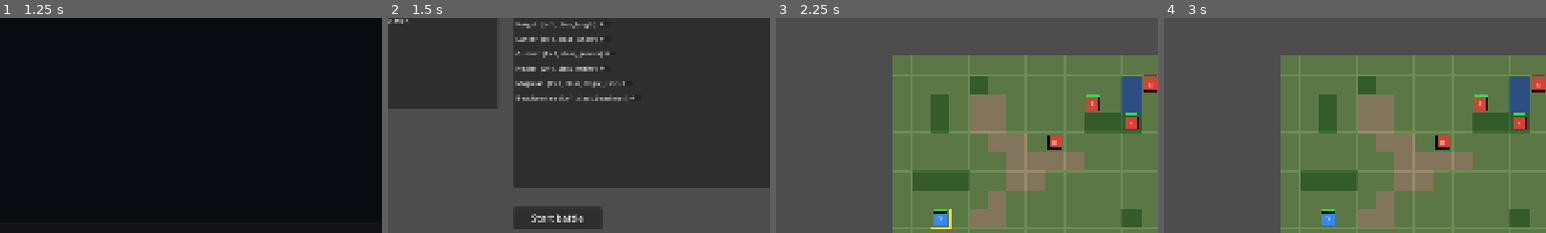
Above: before the commit, frames 1-4 (left to right).
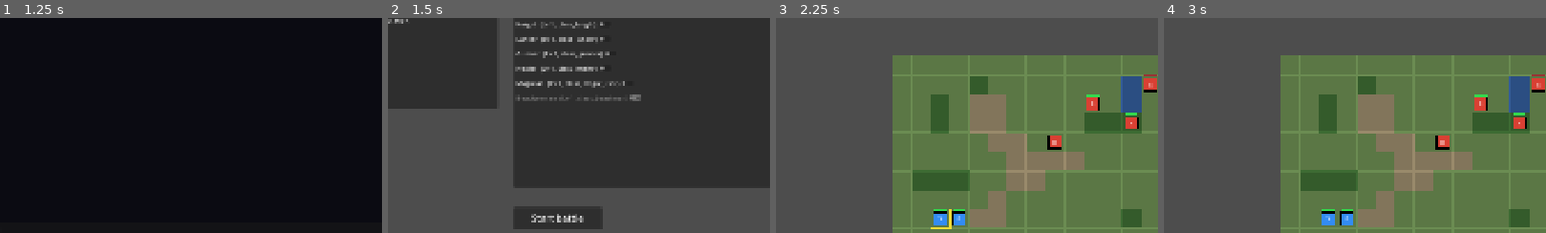
Above: after the commit, the same moments.

Repository: namtit2932k/project-x
Game: Godot game, scene res://src/scenes/main/main.tscn
Two runs of this game, one before a commit and one after it. Both use one fixed random seed, a clock stepped at 60 frames per second and the inputs below.
Inputs:
- Up to frame 1 (1.25 s): click "New campaign" at 0.5 s
- Up to frame 2 (1.5 s): click "Skip scene" at 1.25 s
- Up to frame 3 (2.25 s): click "Start battle" at 2 s
- Up to frame 4 (3 s): click "Rewind 5" at 2.75 s
The pictures show only the part of the screen within x 15-65%, y 19-69%; the shares and areas given below are measured in that part.

Frame 1 is identical in both runs. In frame 2, 0.3% of the frame differs, in the area x 34-67%, y 35-39%; in frame 3, 0.3%; in frame 4, 0.3%.

Commit message:
feat(battle): N02 must-survive critical units + N04 rewind rules (D02, D04)
N02: UnitData.must_survive (Beastwoman true, protagonist Swordsman only),
BattleState.critical_units replaces single-protagonist death check, prep
locks protagonist/must_survive units into deploy, validator rejects
required-live counts above deploy_max, regression tests for each rule.
N04: rng_state removed from snapshots - rewind keeps the random sequence
(no seed reset); rewind_count_mode reads config with per_use implemented;
defeat banner offers a Rewind button while uses remain (Nightmare none).

Tests: 98/98.

Generated with Codebuff 🤖
Co-Authored-By: Codebuff <noreply@codebuff.com>

Diff:
--- a/data/units/unit_assassin.tres
+++ b/data/units/unit_assassin.tres
@@ -30,6 +30,6 @@
 "spd": 50,
 }
 skill_ids = []
-is_protagonist = true
+is_protagonist = false
 in_roster = true
 bio = "Placeholder bio - see Character.docx."
--- a/data/units/unit_bard.tres
+++ b/data/units/unit_bard.tres
@@ -30,6 +30,6 @@
 "spd": 50,
 }
 skill_ids = []
-is_protagonist = true
+is_protagonist = false
 in_roster = true
 bio = "Placeholder bio - see Character.docx."
--- a/data/units/unit_beastwoman.tres
+++ b/data/units/unit_beastwoman.tres
@@ -30,6 +30,7 @@
 "spd": 50,
 }
 skill_ids = []
-is_protagonist = true
+is_protagonist = false
+must_survive = true
 in_roster = true
 bio = "Placeholder bio - see Character.docx."
--- a/data/units/unit_data.gd
+++ b/data/units/unit_data.gd
@@ -17,6 +17,11 @@
 @export var growths: Dictionary = {}
 @export var skill_ids: Array[String] = []
 @export var is_protagonist: bool = false
+## Units the campaign cannot lose (D02): protagonist and, for now, the Beastwoman main heroine.
+## Death of any is_protagonist/must_survive unit ends the battle immediately.
+@export var must_survive: bool = false
+## Reconcile event key recorded when this unit of a remnant faction survives to the end (D03).
+@export var reconcile_event_key: String = ""
 @export var in_roster: bool = true
 ## Short description used in prep/camp UI (from Character.docx; placeholder text fine).
 @export var bio: String = ""
--- a/data/units/unit_gunner.tres
+++ b/data/units/unit_gunner.tres
@@ -30,6 +30,6 @@
 "spd": 50,
 }
 skill_ids = []
-is_protagonist = true
+is_protagonist = false
 in_roster = true
 bio = "Placeholder bio - see Character.docx."
--- a/data/units/unit_healer.tres
+++ b/data/units/unit_healer.tres
@@ -30,6 +30,6 @@
 "spd": 50,
 }
 skill_ids = ["skill_heal"]
-is_protagonist = true
+is_protagonist = false
 in_roster = true
 bio = "Placeholder bio - see Character.docx."
--- a/data/units/unit_knight.tres
+++ b/data/units/unit_knight.tres
@@ -30,6 +30,6 @@
 "spd": 50,
 }
 skill_ids = []
-is_protagonist = true
+is_protagonist = false
 in_roster = true
 bio = "Placeholder bio - see Character.docx."
--- a/data/units/unit_lancer.tres
+++ b/data/units/unit_lancer.tres
@@ -30,6 +30,6 @@
 "spd": 50,
 }
 skill_ids = []
-is_protagonist = true
+is_protagonist = false
 in_roster = true
 bio = "Placeholder bio - see Character.docx."
--- a/data/units/unit_lumberjack.tres
+++ b/data/units/unit_lumberjack.tres
@@ -30,6 +30,6 @@
 "spd": 50,
 }
 skill_ids = []
-is_protagonist = true
+is_protagonist = false
 in_roster = true
 bio = "Placeholder bio - see Character.docx."
--- a/data/units/unit_magic_swordsman.tres
+++ b/data/units/unit_magic_swordsman.tres
@@ -30,6 +30,6 @@
 "spd": 50,
 }
 skill_ids = []
-is_protagonist = true
+is_protagonist = false
 in_roster = true
 bio = "Placeholder bio - see Character.docx."
--- a/data/units/unit_magician.tres
+++ b/data/units/unit_magician.tres
@@ -30,6 +30,6 @@
 "spd": 50,
 }
 skill_ids = []
-is_protagonist = true
+is_protagonist = false
 in_roster = true
 bio = "Placeholder bio - see Character.docx."
--- a/data/units/unit_wyvern_knight.tres
+++ b/data/units/unit_wyvern_knight.tres
@@ -30,6 +30,6 @@
 "spd": 50,
 }
 skill_ids = []
-is_protagonist = true
+is_protagonist = false
 in_roster = true
 bio = "Placeholder bio - see Character.docx."
--- a/src/battle/battle_director.gd
+++ b/src/battle/battle_director.gd
@@ -182,6 +182,8 @@
 		return false
 	if rewind_uses_left <= 0 and rewind_budget > 0:
 		return false
+	# Clear any previous result first so the restored position is re-evaluated fresh.
+	state.battle_over = {}
 	rewind.restore_to(state, frame_index)
 	if rewind_budget > 0:
 		rewind_uses_left -= 1
@@ -209,9 +211,11 @@
 			u.death_recorded = true
 			if state.reconcile_state.has(u.faction_id):
 				ReconcileSystem.record_kill(state, u)
-	var prot := state.protagonist()
-	if prot != null and not prot.alive and int(DataRegistry.rule("protagonist_death_loses", true)):
-		state.battle_over = {"status": "lose", "reason": "protagonist_down"}
+	# Any campaign-critical unit down = immediate loss (D02). The rule keeps its old key.
+	if bool(DataRegistry.rule("protagonist_death_loses", true)):
+		for critical in state.critical_units():
+			if not critical.alive:
+				state.battle_over = {"status": "lose", "reason": "critical_unit_down", "unit_id": critical.id}
 
 
 func _check_battle_end() -> void:
--- a/src/battle/rewind/snapshot_stack.gd
+++ b/src/battle/rewind/snapshot_stack.gd
@@ -43,3 +43,13 @@
 static func budget_for_difficulty(difficulty: String) -> int:
 	var uses: Dictionary = DataRegistry.rule("rewind_per_difficulty", {"normal": 5})
 	return int(uses.get(difficulty, 5))
+
+
+## Rewind counting (D04): "per_use" is the official mode - one button press costs one use
+## no matter how many actions it rolls back. Other values stay readable in config but the
+## engine only implements per_use.
+static func rewind_count_mode() -> String:
+	var mode := String(DataRegistry.rule("rewind_count_mode", "per_use"))
+	if mode != "per_use":
+		push_warning("SnapshotStack: rewind_count_mode '%s' has no implementation; per_use used" % mode)
+	return "per_use"
--- a/src/battle/state/battle_state.gd
+++ b/src/battle/state/battle_state.gd
@@ -179,6 +179,12 @@
 	return null
 
 
+## All campaign-critical units on this map (D02): the protagonist plus every must_survive
+## flag; the death of any one of them ends the battle immediately (protagonist_death_loses).
+func critical_units() -> Array:
+	return units.values().filter(func(u: UnitState) -> bool: return u.is_protagonist or u.must_survive)
+
+
 ## Snapshot serialization keeps positions, HP, turn, phase, items, objectives, bond and
 ## reconcile state so rewind restores a truthful mid-battle point.
 func to_dict() -> Dictionary:
@@ -194,7 +200,6 @@
 		"reconcile_state": _deep_copy(reconcile_state),
 		"item_ground": _deep_copy(item_ground),
 		"rng_seed": rng_seed,
-		"rng_state": _rng.state,
 	}
 
 
@@ -206,14 +211,10 @@
 	bond_points = _deep_copy(d.get("bond_points", {}))
 	reconcile_state = _deep_copy(d.get("reconcile_state", {}))
 	item_ground = _deep_copy(d.get("item_ground", {}))
+	# RNG state is NOT snapshot-restored (D04/N04): a rewind continues the same random
+	# sequence, so replaying the same actions after a rewind gives different rolls.
 	var seeds := int(d.get("rng_seed", rng_seed))
 	rng_seed = seeds
-	# Restoring the full generator state resumes the same roll sequence; reseeding from
-	# the start seed would replay rolls from the battle's very first action instead.
-	if d.has("rng_state"):
-		_rng.state = int(d["rng_state"])
-	else:
-		_rng.seed = rng_seed
 	var units_dict: Dictionary = d.get("units", {})
 	for unit_id in units_dict:
 		if units.has(unit_id):
--- a/src/battle/state/unit_state.gd
+++ b/src/battle/state/unit_state.gd
@@ -10,6 +10,10 @@
 ## Control side: "player" | "enemy" | "npc". Faction stays as story/reconcile identity
 ## (a mixed squad keeps its lore faction but all its units act on the player side).
 var side: String = "enemy"
+## Campaign-critical flag (D02): copied from UnitData; read via BattleState.critical_units().
+var must_survive: bool = false
+## Reconcile event key on survival (D03), copied from UnitData.
+var reconcile_event_key: String = ""
 var is_protagonist: bool = false
 var level: int = 1
 var exp: int = 0
@@ -50,6 +54,8 @@
 	u.class_id = String(unit_res.class_id)
 	u.faction_id = String(unit_res.faction_id)
 	u.is_protagonist = bool(unit_res.is_protagonist)
+	u.must_survive = bool(unit_res.must_survive)
+	u.reconcile_event_key = String(unit_res.reconcile_event_key)
 	u.level = level_override if level_override >= 0 else int(unit_res.level)
 	u.portrait = String(unit_res.portrait)
 	u.sprite = String(unit_res.sprite)
@@ -108,13 +114,15 @@
 	return {
 		"id": id, "side": side, "pos": [pos.x, pos.y], "hp": hp, "max_hp": max_hp,
 		"alive": alive, "acted": acted, "moved": moved, "exp": exp, "carried_item": carried_item,
-		"death_recorded": death_recorded,
+		"death_recorded": death_recorded, "must_survive": must_survive, "reconcile_event_key": reconcile_event_key,
 	}
 
 
 func from_dict(d: Dictionary) -> void:
 	id = String(d.get("id", id))
 	side = String(d.get("side", side))
+	must_survive = bool(d.get("must_survive", must_survive))
+	reconcile_event_key = String(d.get("reconcile_event_key", reconcile_event_key))
 	pos = Vector2i(d.get("pos", [pos.x, pos.y])[0], d.get("pos", [pos.x, pos.y])[1])
 	max_hp = int(d.get("max_hp", max_hp))
 	hp = int(d.get("hp", hp))
--- a/src/scenes/battle/battle_scene.gd
+++ b/src/scenes/battle/battle_scene.gd
@@ -478,6 +478,7 @@
 
 
 func _show_result_banner() -> void:
+	var is_win: bool = director.state.battle_over.get("status", "") == "win"
 	var layer := CanvasLayer.new()
 	add_child(layer)
 	var bg := ColorRect.new()
@@ -489,11 +490,25 @@
 	layer.add_child(overlay)
 	var v := UIBuilder.vbox(overlay, 20)
 	v.set_anchors_preset(Control.PRESET_CENTER)
-	UIBuilder.label(v, "Victory" if director.state.battle_over.get("status", "") == "win" else "Defeat", 64)
+	UIBuilder.label(v, "Victory" if is_win else "Defeat", 64)
+	# D04: after a defeat the banner carries a Rewind button while uses remain (Nightmare
+	# disables rewind entirely, so the button never shows there). Winning is final.
+	if not is_win and _rewind_available_on_banner():
+		var rw := UIBuilder.button(v, "Rewind", 26)
+		rw.pressed.connect(func() -> void:
+			layer.queue_free()
+			_on_rewind())
 	var cont := UIBuilder.button(v, "Continue", 26)
 	cont.pressed.connect(func() -> void:
 		layer.queue_free()
 		battle_finished.emit(director.state.battle_over.get("status", "lose") == "win"))
+
+
+## A defeat banner can offer Rewind only when the budget allows and a PLAYER frame exists.
+func _rewind_available_on_banner() -> bool:
+	if director.rewind_budget == 0 or director.rewind_uses_left <= 0 and director.rewind_budget > 0:
+		return false
+	return director.rewind.find_last_player_frame() >= 0
 
 
 func _update_hover_info() -> void:
--- a/src/scenes/prep/prep_scene.gd
+++ b/src/scenes/prep/prep_scene.gd
@@ -42,6 +42,7 @@
 	var list_panel := UIBuilder.panel(self, 600, 130, 760, 500)
 	var list_box := UIBuilder.vbox(list_panel, 6)
 	UIBuilder.label(list_box, "Deploy (max %d)" % int(_chapter.deploy_max), 22)
+	var locked_any := false
 	for unit_id in _chapter.deployable_unit_ids:
 		var ud := DataRegistry.get_unit(String(unit_id))
 		var entry := HBoxContainer.new()
@@ -53,10 +54,11 @@
 		var dead: bool = not bool(GameState.roster[unit_id].alive)
 		check.disabled = dead
 		check.toggled.connect(func(_on: bool) -> void: _enforce_count())
-	# Protagonist default deployed:
-	if _checks.has("unit_swordsman"):
-		_checks["unit_swordsman"].button_pressed = true
-		_checks["unit_swordsman"].disabled = true
+		# Campaign-critical units (protagonist / must_survive) deploy locked (D02).
+		if not dead and (bool(ud.is_protagonist) or bool(ud.must_survive)):
+			check.button_pressed = true
+			check.disabled = true
+			locked_any = true
 
 	_start_button = UIBuilder.button(self, "Start battle", 24)
 	_start_button.position = Vector2(600, 680)
--- a/tests/run_tests.gd
+++ b/tests/run_tests.gd
@@ -8,6 +8,7 @@
 
 func _ready() -> void:
 	await test_movement()
+	await test_critical_units_down()
 	await test_combat_and_forecast()
 	await test_objectives()
 	await test_rewind()
@@ -22,6 +23,7 @@
 	await test_attack_range_checks()
 	await test_rewind_nested_restore()
 	await test_rewind_player_frame()
+	await test_rewind_rng_not_reset()
 	await test_escort()
 	await test_end_phase_enemy_acts()
 	await test_second_move_blocked()
@@ -221,7 +223,40 @@
 	await get_tree().process_frame
 	assert_true(prep._start_button != null, "prep: start button built without errors")
 	assert_true(prep._start_button.disabled == false, "prep: protagonist default deploy keeps start enabled")
+	# D02: protagonist and must_survive units deploy checked + disabled (no manual unlock).
+	assert_true(prep._checks.has("unit_swordsman") and prep._checks["unit_swordsman"].disabled, "prep: protagonist locked in deploy")
+	assert_true(prep._checks.has("unit_beastwoman") and prep._checks["unit_beastwoman"].button_pressed and prep._checks["unit_beastwoman"].disabled, "prep: must_survive unit locked in deploy")
 	prep.queue_free()
+
+
+## N02 (D02): any critical unit down = immediate loss; regular units may fall freely.
+func test_critical_units_down() -> void:
+	await 0.0
+	# Protagonist down loses.
+	var state: BattleState = _plain_map_enemy_state()
+	var director := director_for(state)
+	var hero := _spawn(state, "hero", "faction_p", Vector2i(0, 0), true, false, "player")
+	_spawn(state, "witness", "faction_p", Vector2i(2, 0), false, false, "player")   # waits, alive
+	hero.alive = false
+	director.commit("wait", {"unit_id": "witness"})   # triggers _on_state_changed
+	assert_true(String(state.battle_over.get("status", "")) == "lose", "critical: protagonist down loses")
+	# must_survive down loses.
+	var state2: BattleState = _plain_map_enemy_state()
+	var director2 := director_for(state2)
+	_spawn(state2, "heroine", "faction_p", Vector2i(0, 0), false, false, "player")
+	state2.units["heroine"].must_survive = true
+	_spawn(state2, "guard", "faction_p", Vector2i(1, 0), false, false, "player")
+	state2.units["heroine"].alive = false
+	director2.commit("wait", {"unit_id": "guard"})
+	assert_true(String(state2.battle_over.get("status", "")) == "lose", "critical: must_survive down loses")
+	# Regular units never trigger the loss.
+	var state3: BattleState = _plain_map_enemy_state()
+	var director3 := director_for(state3)
+	_spawn(state3, "guard2", "faction_p", Vector2i(0, 0), false, false, "player")
+	state3.units["guard2"].alive = false
+	_spawn(state3, "witness2", "faction_p", Vector2i(2, 0), false, false, "player")
+	director3.commit("wait", {"unit_id": "witness2"})
+	assert_true(state3.battle_over.is_empty(), "critical: regular unit down does not lose")
 
 
 ## Sơ tán (slide có, PDF chưa có): giữ NPC sống đủ lượt hoặc hạ hết địch; NPC chết là thua.
@@ -447,6 +482,17 @@
 
 ## T03: restoration targets only PLAYER-phase frames; turning to player state pushes a
 ## turn_start frame so rewinding at the top of turn 2 never leaves the battle in NPC phase.
+## N04 (D04): RNG is not snapshot-restored; a rewind continues the same sequence.
+func test_rewind_rng_not_reset() -> void:
+	await 0.0
+	var state: BattleState = _plain_map_enemy_state()
+	var before: Array = [state.rng().randi(), state.rng().randi()]
+	var d := state.to_dict()
+	state.from_dict(d)
+	var after := [state.rng().randi(), state.rng().randi()]
+	assert_true(before != after, "rewind rng: restore does not reset the random sequence")
+
+
 func test_rewind_player_frame() -> void:
 	await 0.0
 	GameState.new_game()
--- a/tools/validate_data.gd
+++ b/tools/validate_data.gd
@@ -185,9 +185,18 @@
 		var c := DataRegistry.get_chapter(id)
 		if DataRegistry.get_map(String(c.map_id)) == null:
 			_err("chapter %s: unknown map %s" % [id, c.map_id])
-		for unit_id in c.deployable_unit_ids:
-			if DataRegistry.get_unit(String(unit_id)) == null:
-				_err("chapter %s: unknown deployable unit %s" % [id, unit_id])
+	# Campaign-critical units (D02) count toward deploy_max; a requirement pile above the
+	# deploy cap makes the chapter literally undeployable.
+	var required_count := 0
+	for unit_id in c.deployable_unit_ids:
+		if DataRegistry.get_unit(String(unit_id)) == null:
+			_err("chapter %s: unknown deployable unit %s" % [id, unit_id])
+			continue
+		var ud_req := DataRegistry.get_unit(String(unit_id))
+		if bool(ud_req.is_protagonist) or bool(ud_req.must_survive):
+			required_count += 1
+	if required_count > int(c.deploy_max):
+		_err("chapter %s: %d required-live units exceed deploy_max %d" % [id, required_count, int(c.deploy_max)])
 		if String(c.story_dialogue_id) != "" and DataRegistry.get_dialogue(String(c.story_dialogue_id)) == null:
 			_err("chapter %s: unknown story dialogue %s" % [id, c.story_dialogue_id])
 		if String(c.post_dialogue_id) != "" and DataRegistry.get_dialogue(String(c.post_dialogue_id)) == null:
